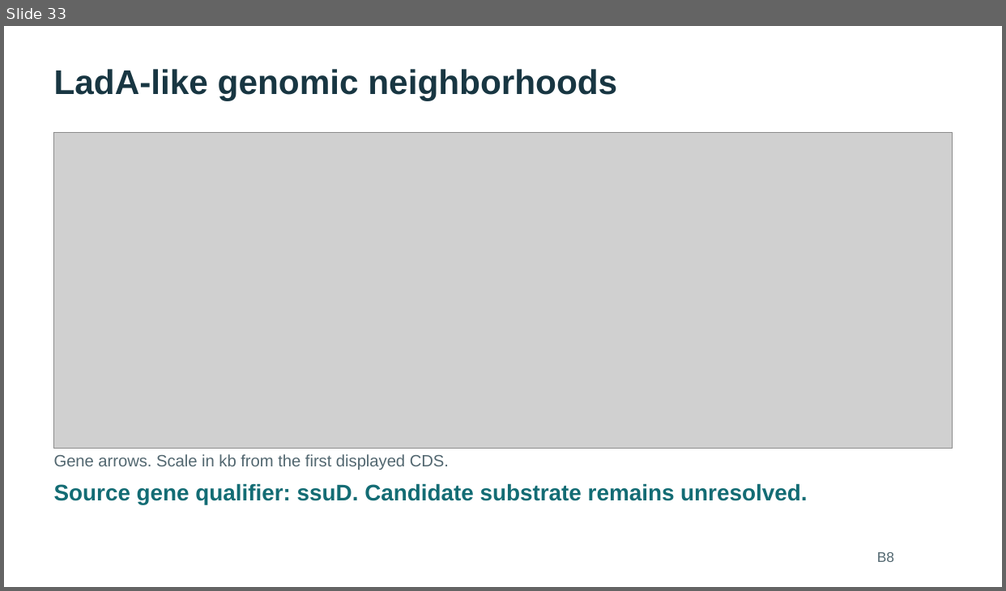
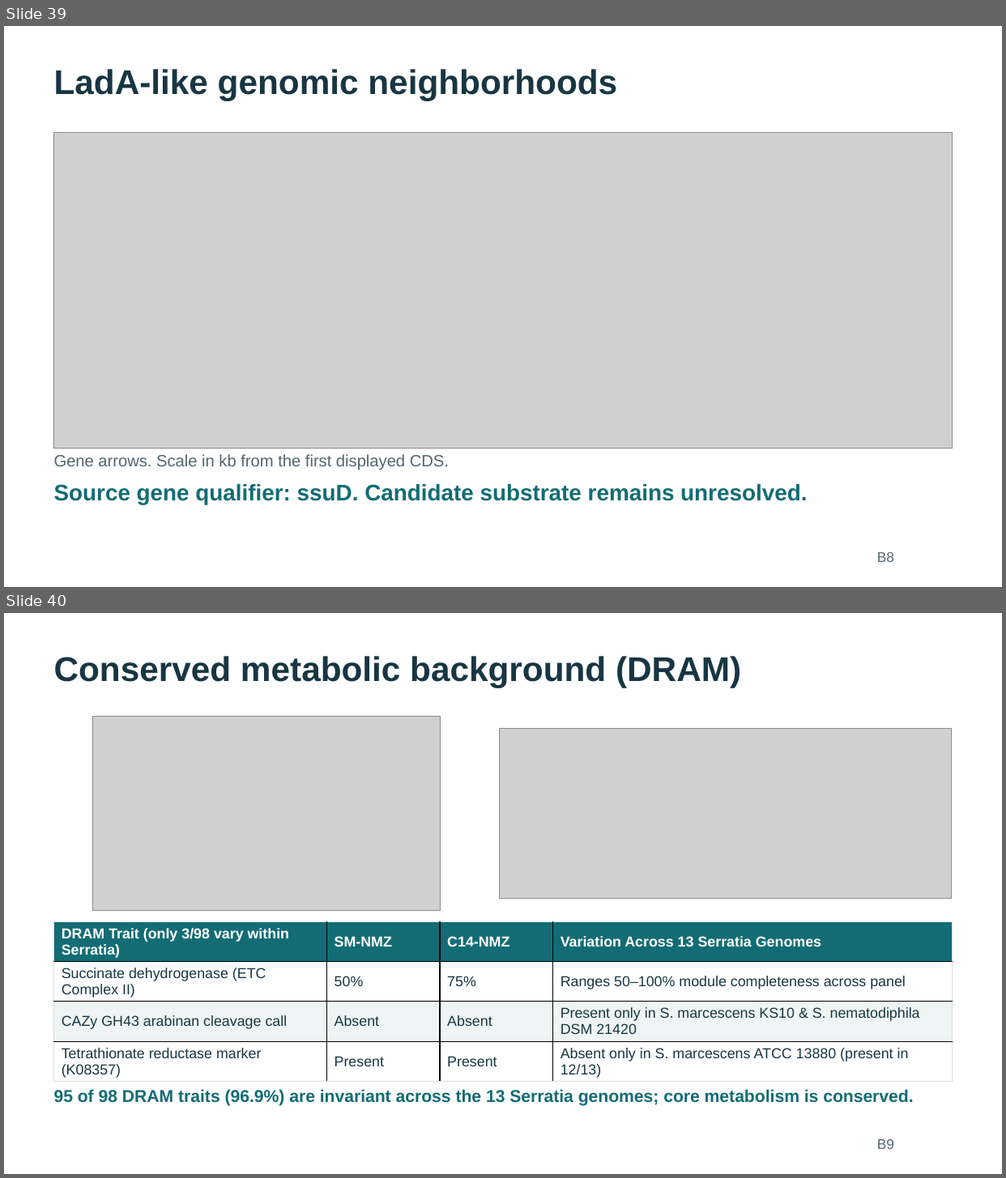
Before and after one commit to WhyAdr/sm-manu, a slide deck: explainer/NMZ-Serratia-genomics-explainer-2026-10-20.pptx. Shown one above the other, each under a label of ours: slide 33 before the commit, slides 39 and 40 after it. The pictures are 1006x591 and 1006x1178 pixels, drawn with LibreOffice and Linux fonts; fonts in the diff are those of the drawing; grey boxes stand for pictures. Boxes give left, top, right and bottom in pixels: in the first picture for what was removed or moved away, otherwise in the second. Text is boxed around its words. In the diff, an @@ line names an element or a change of style, - is before the commit and + after.

```diff
--- a/explainer/NMZ-Serratia-genomics-explainer-2026-10-20.pptx
+++ b/explainer/NMZ-Serratia-genomics-explainer-2026-10-20.pptx
@@ slide 40 added at [4, 613, 1002, 1174], background #FFFFFF @@
@@ text added at [54, 656, 741, 688], 33 pt, text #183642, bold @@
+Conserved metabolic background (DRAM)
@@ picture added at [92, 717, 440, 911] @@
@@ picture added at [499, 728, 951, 898] @@
@@ table added at [54, 922, 953, 1081], 4 rows, 4 columns @@
+DRAM Trait (only 3/98 vary within Serratia) | SM-NMZ | C14-NMZ | Variation Across 13 Serratia Genomes
+Succinate dehydrogenase (ETC Complex II) | 50% | 75% | Ranges 50–100% module completeness across panel
+CAZy GH43 arabinan cleavage call | Absent | Absent | Present only in S. marcescens KS10 & S. nematodiphila DSM 21420
+Tetrathionate reductase marker (K08357) | Present | Present | Absent only in S. marcescens ATCC 13880 (present in 12/13)
@@ text added at [54, 1089, 913, 1106], 16.5 pt, text #136C74, bold @@
+95 of 98 DRAM traits (96.9%) are invariant across the 13 Serratia genomes; core metabolism is conserved.
@@ text added at [877, 1139, 894, 1149], 13.5 pt, text #526770 @@
+B9
@@ what was slide 33 is now slide 39 @@
```
Also in this commit, not shown: 16 slides changed, 8 other slides added, 3 slides removed, 9 other files.
